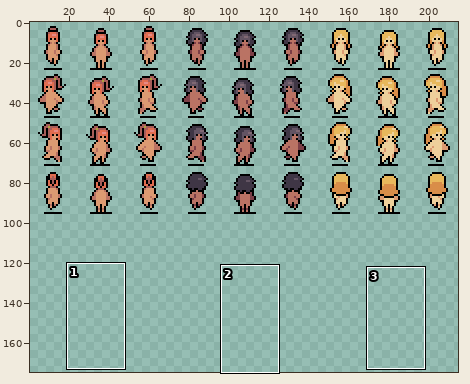
Pixel-art file: ART/Jacson/Sprites/Friends.aseprite. Above, an overview of the earlier version with the close-up marked.
Close-up. The starting point:
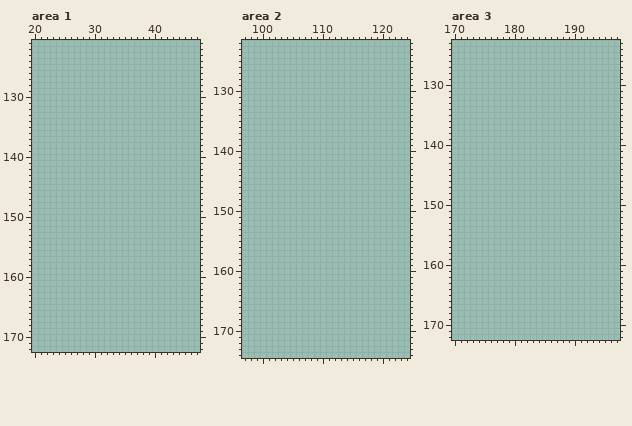
288x192 pixels, 1 frame. Shown: area 1: x 20..47, y 121..172; area 2: x 97..124, y 122..174; area 3: x 170..197, y 123..172. The wide view leaves out empty margins.
Visible layers, top first: "Hair", "Fleshy".
Palette (. is transparent): 
After:
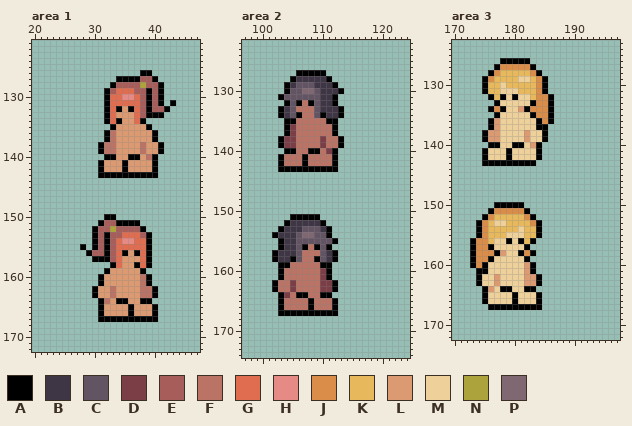
Colours new in this view: A #000000  B #3f3645  C #635463  D #7b3e46  E #a75d59  F #ba7364  G #e16d50  H #e68a85  J #d98d49  K #e8b85c  L #dc9a72  M #eed09b  N #ada33d  P #806873
Changes in this commit:
Changed rows in their new state; - is an unchanged pixel.
Area 1, layers "Hair", "Fleshy":
first column x 31:
126 -------AA----
127 ---AAAAEEA---
128 --AEEEENEEA--
129 -AEGGGEEAEA--
130 -AGGHHGEAEA--
131 -AGGGGGEAEA-A
132 -AGALAGEAEEA-
133 -AGLLLGEAAA--
134 -AGALLGA-----
135 --ALLLLLA----
136 -AFLLLLLLA---
137 -AFLLLLLLA---
138 AFFLLLLFLLA--
139 AFFLLLLFLLA--
140 -AALLAALFA---
141 ALLLALLLLA---
142 ALLLALLLLA---
143 AAAAAAAAAA---
first column x 28:
150 ----AA-------
151 ---AEEAAAA---
152 --AEENEEEEA--
153 --AEAEEGGGEA-
154 --AEAEGHHGGA-
155 A-AEAEGGGGGA-
156 -AEEAEGALAGA-
157 --AAAEGLLLGA-
158 -----AGLLAGA-
159 ----ALLLLLA--
160 ---ALLLLLLFA-
161 ---ALLLLLLFA-
162 --ALLFLLLLFFA
163 --ALLFLLLLFFA
164 ---AFLAALLAA-
165 ---ALLLLALLLA
166 ---ALLLLALLLA
167 ---AAAAAAAAAA
Area 2, layers "Hair", "Fleshy":
first column x 103:
127 ---AAAAA---
128 --ABBBBBA--
129 -ABCCCBBBA-
130 -ACCPPCBBBA
131 ACCCCCCBBA-
132 -ACAFACBBA-
133 ABCFFFCBBBA
134 ABCAFFCABBA
135 -AAFFFFFAA-
136 -ADFFFFFFA-
137 -ADFFFFFFA-
138 ADDFFFFDFFA
139 ADDFFFFDFFA
140 -AAFFAAFDA-
141 AFFFAFFFFA-
142 AFFFAFFFFA-
143 AAAAAAAAAA-
first column x 102:
151 ---AAAAA---
152 --ABBBBBA--
153 -ABBBCCCBA-
154 ABBBCPPCCA-
155 -ABBCCCCCCA
156 -ABBCAFACA-
157 ABBBCFFFCBA
158 ABBACFFACBA
159 -AAFFFFFAA-
160 -AFFFFFFDA-
161 -AFFFFFFDA-
162 AFFDFFFFDDA
163 AFFDFFFFDDA
164 -ADFAAFFAA-
165 -AFFFFAFFFA
166 -AFFFFAFFFA
167 -AAAAAAAAAA
Area 3, layers "Hair", "Fleshy":
first column x 175:
126 ---AAAAA----
127 --AJJJJJA---
128 -AJKKKKKJA--
129 AJKKKKMMKJA-
130 AKKMKKKKKJA-
131 AKKMMMKKKJA-
132 -AKAMAMMKJJA
133 --AMMMMMAJJA
134 -AJAMMLAJJJA
135 --AMMMMMAJJA
136 -ALMMMMMMAJA
137 -ALMMMMMMAA-
138 ALLMMMMLMMA-
139 ALLMMMMLMMA-
140 -AAMMAAMLA--
141 AMMMAMMMMA--
142 AMMMAMMMMA--
143 AAAAAAAAA---
first column x 173:
150 ----AAAAA---
151 ---AJJJJJA--
152 --AJKKKKKJA-
153 -AJKMMKKKKJA
154 -AJKKKKKMKKA
155 -AJKKKMMMKKA
156 AJJKMMAMAKA-
157 AJJAMMMMMA--
158 AJJJALMMAJA-
159 AJJAMMMMMA--
160 AJAMMMMMMLA-
161 -AAMMMMMMLA-
162 -AMMLMMMMLLA
163 -AMMLMMMMLLA
164 --ALMAAMMAA-
165 --AMMMMAMMMA
166 --AMMMMAMMMA
167 ---AAAAAAAAA
Changed places in both close-ups, as pixel boxes (x1, y1, x2, y2):
added: (98, 70, 176, 178)
added: (80, 214, 158, 322)
added: (278, 70, 344, 172)
added: (272, 214, 338, 316)
added: (482, 58, 554, 166)
added: (470, 202, 542, 310)
